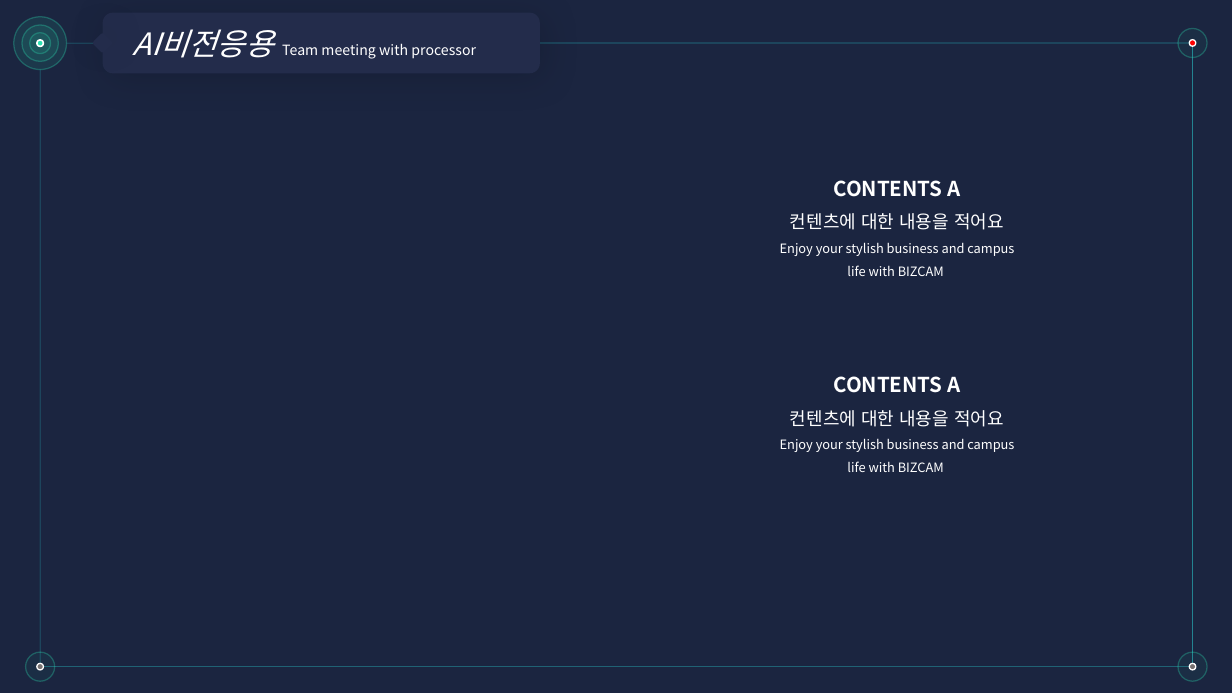
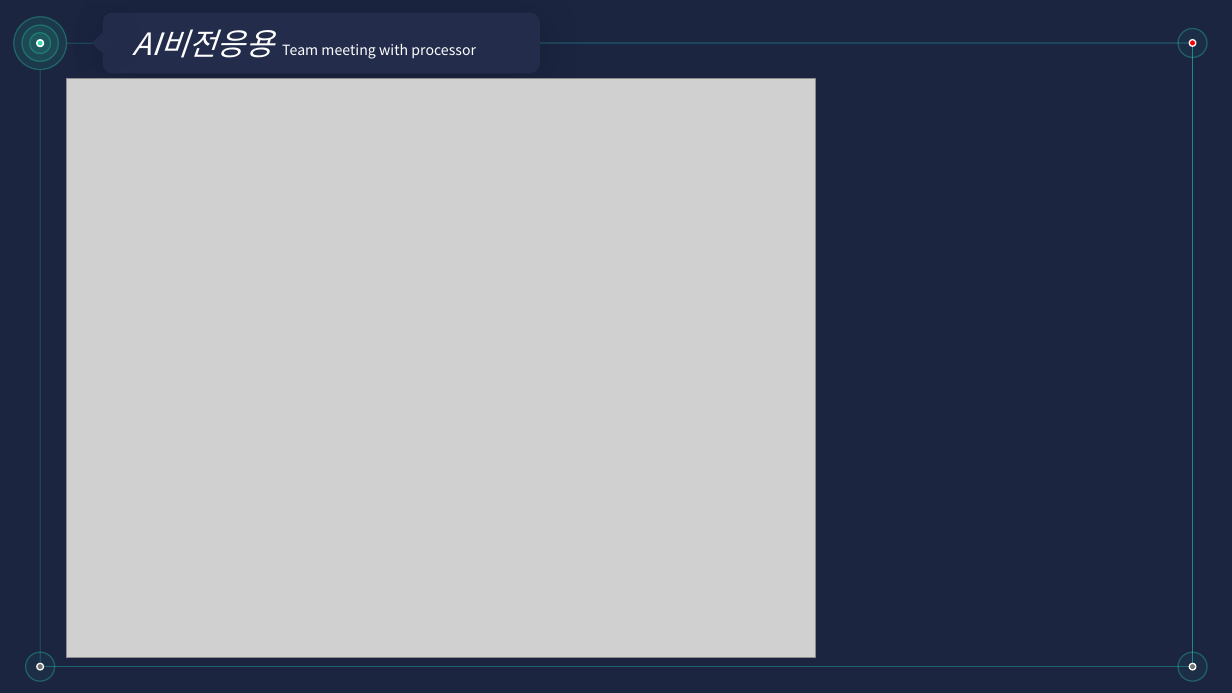
Before and after one commit to dandeeAndy/AI_Vision_application, a slide deck: slide 2 of 팀플/9월27일발표ppt.pptx. Drawn at 1232x693 pixels with LibreOffice and Linux fonts; fonts in the diff are those of the drawing; grey boxes stand for pictures. Boxes give left, top, right and bottom in pixels: in the first picture for what was removed or moved away, otherwise in the second. Text is boxed around its words. In the diff, an @@ line names an element or a change of style, - is before the commit and + after.

```diff
--- a/팀플/9월27일발표ppt.pptx
+++ b/팀플/9월27일발표ppt.pptx
@@ picture added at bbox=[67, 79, 815, 658] @@
@@ text removed at bbox=[780, 180, 1014, 276] @@
-CONTENTS A
-컨텐츠에 대한 내용을 적어요
-Enjoy your stylish business and campus life with BIZCAM
@@ text removed at bbox=[780, 376, 1014, 472] @@
-CONTENTS A
-컨텐츠에 대한 내용을 적어요
-Enjoy your stylish business and campus life with BIZCAM
```
Also in this commit, not shown: 3 other slides changed, 5 slides added, 1 slide removed, 3 other files.
